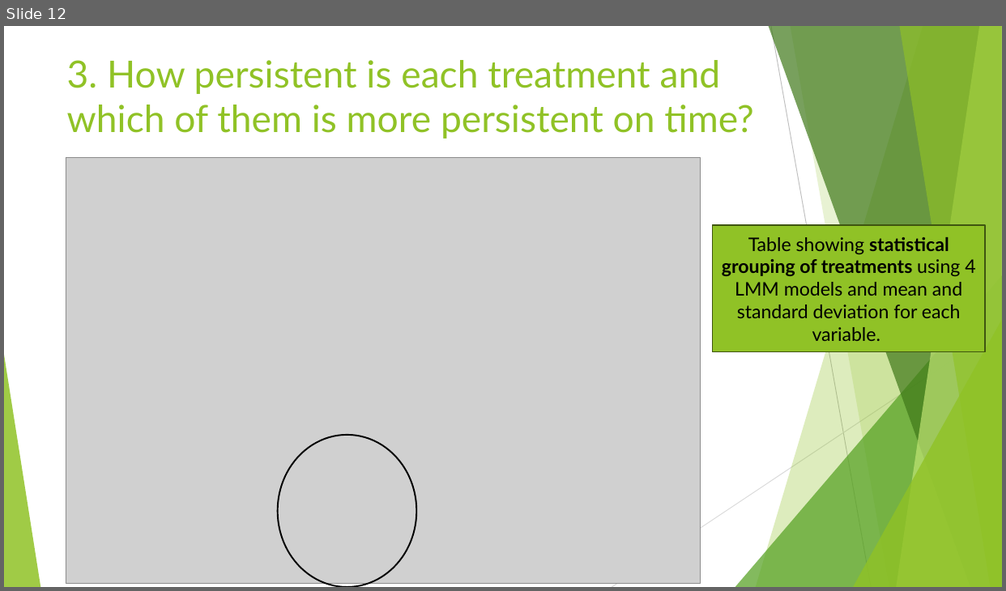
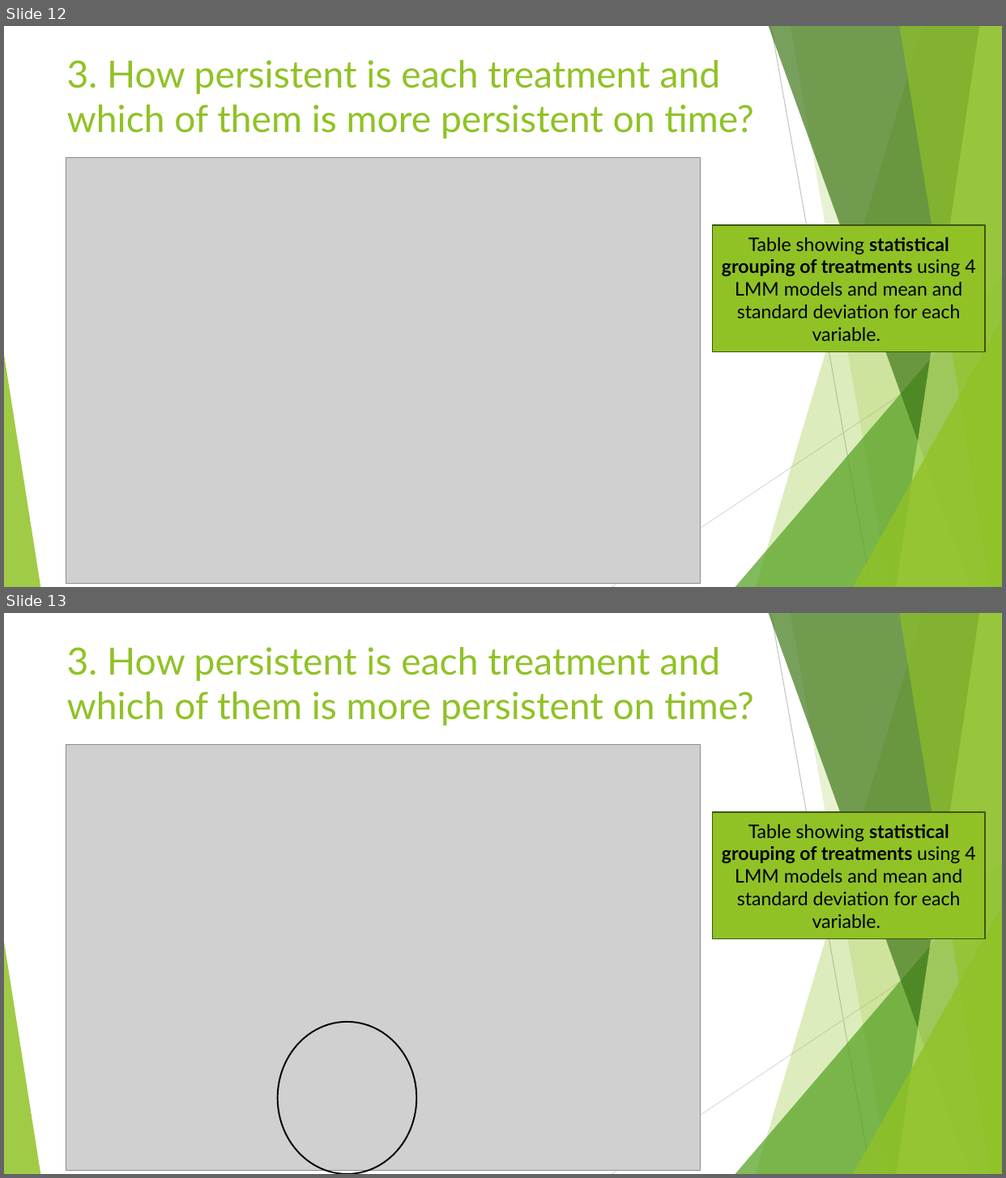
Before and after one commit to dvalher00/PracticasLabBio, a slide deck: PRESENTATION EFFICACY TREATMENT - DAVID VALCÁRCEL.pptx. Shown one above the other, each under a label of ours: slide 12 before the commit, slides 12 and 13 after it. The pictures are 1006x591 and 1006x1178 pixels, drawn with LibreOffice and Linux fonts; fonts in the diff are those of the drawing; grey boxes stand for pictures. Boxes give left, top, right and bottom in pixels: in the first picture for what was removed or moved away, otherwise in the second. Text is boxed around its words. In the diff, an @@ line names an element or a change of style, - is before the commit and + after.

```diff
--- a/PRESENTATION EFFICACY TREATMENT - DAVID VALCÁRCEL.pptx
+++ b/PRESENTATION EFFICACY TREATMENT - DAVID VALCÁRCEL.pptx
@@ slide 12 added at (4,26,1002,587), background #FFFFFF; not listed: 10 template elements that a slide beside it also shows @@
@@ title added at (67,60,753,139), 36 pt, text #90C226 @@
+3. How persistent is each treatment and which of them is more persistent on time?
@@ picture added at (66,157,700,584) @@
@@ rectangle added at (712,226,985,352), fill #90C226, outline #3F5511 1.5 pt, 18 pt, text #000000 @@
+Table showing statistical grouping of treatments using 4 LMM models and mean and standard deviation for each variable.
@@ what was slide 12 is now slide 13 @@
```
Also in this commit, not shown: 37 other files.
